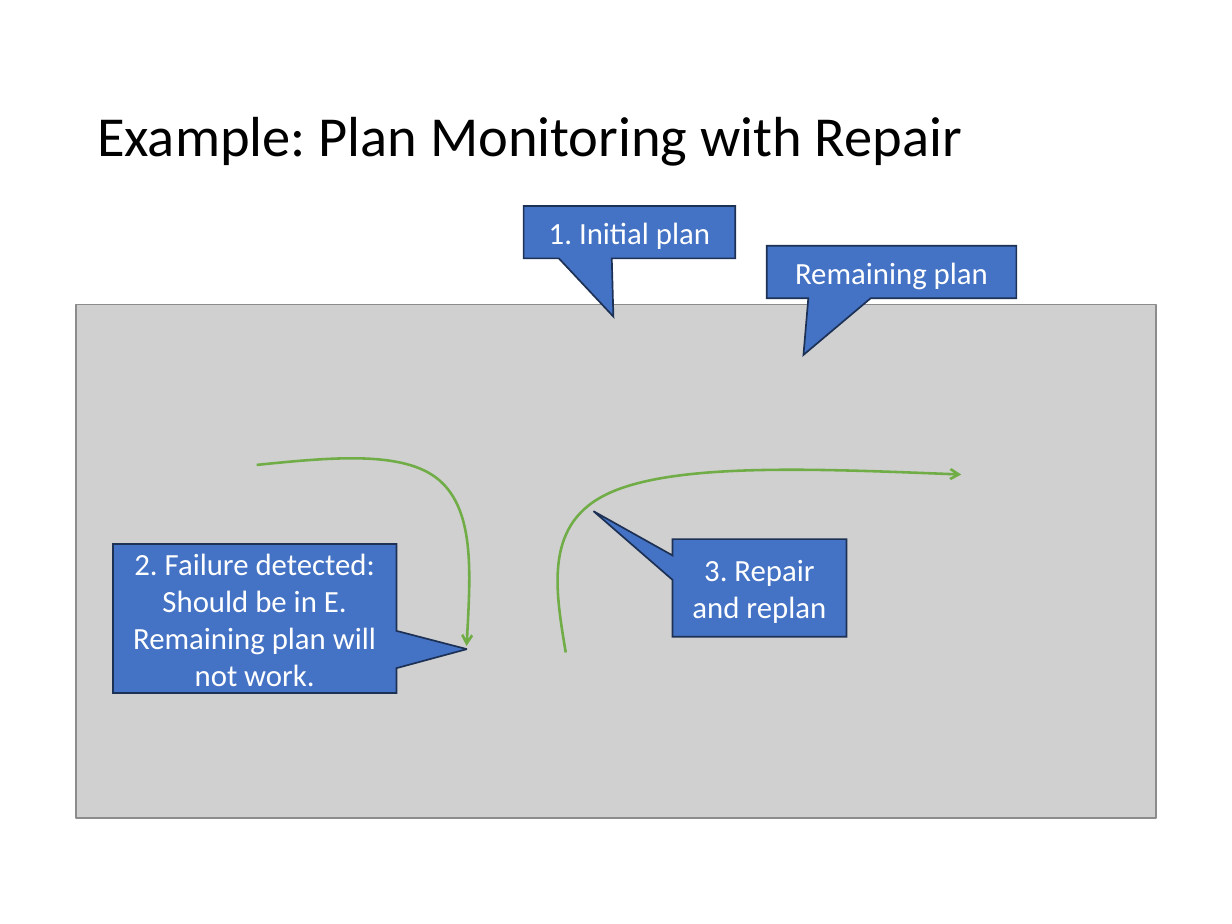
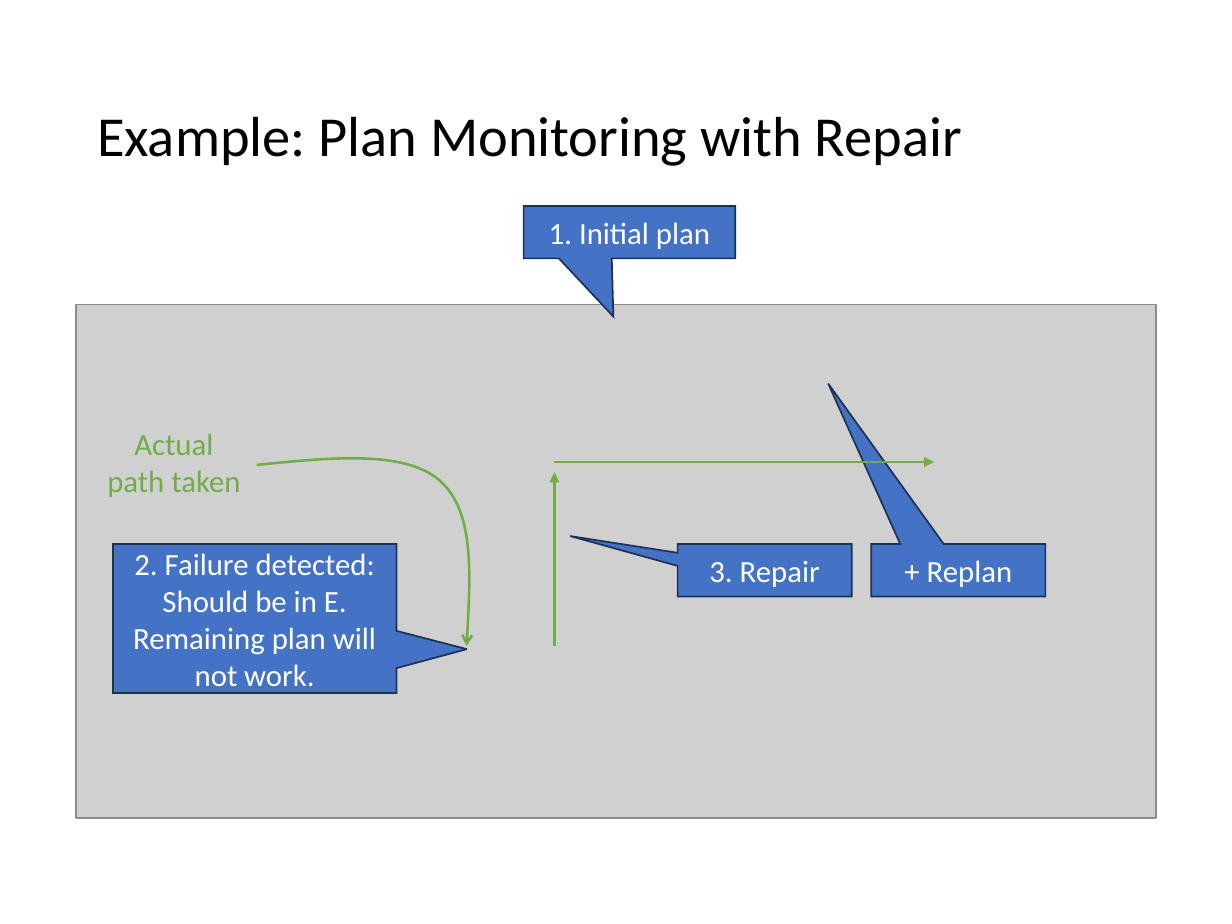
Before and after one commit to mhahsler/CS7320-AI, a slide deck: slide 20 of slides/11_Automated_Planning.pptx. Drawn at 1232x924 pixels with LibreOffice and Linux fonts; fonts in the diff are those of the drawing; grey boxes stand for pictures. Boxes give left, top, right and bottom in pixels: in the first picture for what was removed or moved away, otherwise in the second. Text is boxed around its words. In the diff, an @@ line names an element or a change of style, - is before the commit and + after.

```diff
--- a/slides/11_Automated_Planning.pptx
+++ b/slides/11_Automated_Planning.pptx
@@ speech box removed at box(766, 246, 1016, 299) @@
-Remaining plan
@@ text added at box(107, 433, 240, 497), 18 pt, text #70AD47 @@
+Actual path taken
@@ arrow added from (554, 646) to (554, 472), #70AD47 1.5 pt @@
@@ arrow added from (554, 462) to (934, 462), #70AD47 1.5 pt @@
@@ freeform shape removed at box(558, 469, 962, 652) @@
@@ speech box "3. Repair": place and size @@
-speech box "3. Repair" at box(673, 540, 846, 637)
+speech box "3. Repair" at box(678, 545, 851, 598)
@@ speech box "3. Repair" at box(678, 545, 851, 598): proportions changed @@
@@ text in speech box at box(709, 561, 820, 587): text changed @@
-3. Repair and replan
+3. Repair
@@ speech box added at box(871, 545, 1045, 598), fill #4472C4, outline #1E3256 1 pt, 18 pt, text #FFFFFF @@
++ Replan
```
Also in this commit, not shown: 11 other slides changed, 1 other file.
